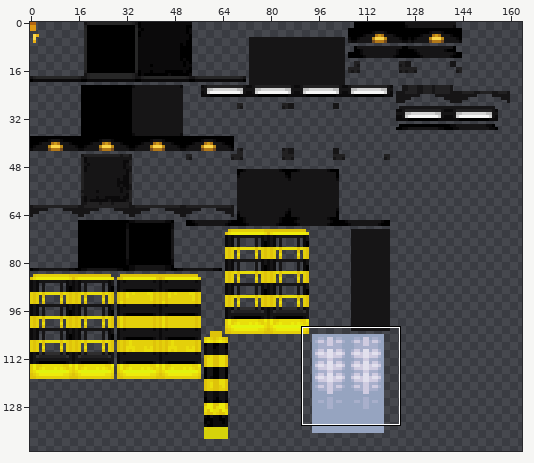
Two versions of one sprite sheet, src/main/resources/assets/awt/textures/exterior/bee_k6.png. Above: a wide view before the commit, with the close-up outlined.
Close-up. Earlier state:
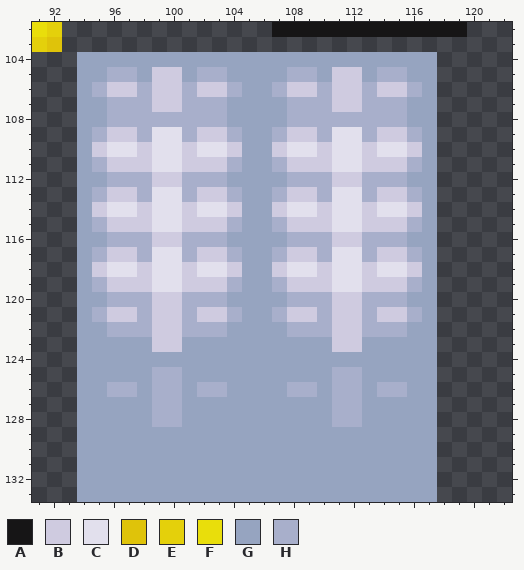
The file is 256x256 pixels. Colours within 5 levels of each other are drawn and written as one. Shown: x 91..122, y 102..133. The wide view leaves out empty margins. The commit also changed other parts of the picture, which this record leaves out.
Palette (. is transparent): A #161516  B #cfcbe0  C #e2e0ed  D #dfc30a  E #e4d00b  F #e9de0b  G #96a4c0  H #a8afcb
Pixels before, first column x 91:
102 FE..............AAAAAAAAAAAAA
103 ED...........................
104 ...GGGGGGGGGGGGGGGGGGGGGGGG..
105 ...GGHHGBBGHHGGGGHHGBBGHHGG..
106 ...GHBBHBBHBBHGGHBBHBBHBBHG..
107 ...GGHHHBBHHHGGGGHHHBBHHHGG..
108 ...GGHHHHHHHHGGGGHHHHHHHHGG..
109 ...GHBBHCCHBBHGGHBBHCCHBBHG..
110 ...GBCCBCCBCCBGGBCCBCCBCCBG..
111 ...GHBBBCCBBBHGGHBBBCCBBBHG..
112 ...GGHHHBBHHHGGGGHHHBBHHHGG..
113 ...GHBBHCCHBBHGGHBBHCCHBBHG..
114 ...GBCCBCCBCCBGGBCCBCCBCCBG..
115 ...GHBBBCCBBBHGGHBBBCCBBBHG..
116 ...GGHHHBBHHHGGGGHHHBBHHHGG..
117 ...GHBBHCCHBBHGGHBBHCCHBBHG..
118 ...GBCCBCCBCCBGGBCCBCCBCCBG..
119 ...GHBBBCCBBBHGGHBBBCCBBBHG..
120 ...GGHHHBBHHHGGGGHHHBBHHHGG..
121 ...GHBBHBBHBBHGGHBBHBBHBBHG..
122 ...GGHHHBBHHHGGGGHHHBBHHHGG..
123 ...GGGGGBBGGGGGGGGGGBBGGGGG..
124 ...GGGGGGGGGGGGGGGGGGGGGGGG..
125 ...GGGGGHHGGGGGGGGGGHHGGGGG..
126 ...GGHHGHHGHHGGGGHHGHHGHHGG..
127 ...GGGGGHHGGGGGGGGGGHHGGGGG..
128 ...GGGGGHHGGGGGGGGGGHHGGGGG..
129 ...GGGGGGGGGGGGGGGGGGGGGGGG..
130 ...GGGGGGGGGGGGGGGGGGGGGGGG..
131 ...GGGGGGGGGGGGGGGGGGGGGGGG..
132 ...GGGGGGGGGGGGGGGGGGGGGGGG..
133 ...GGGGGGGGGGGGGGGGGGGGGGGG..
After:
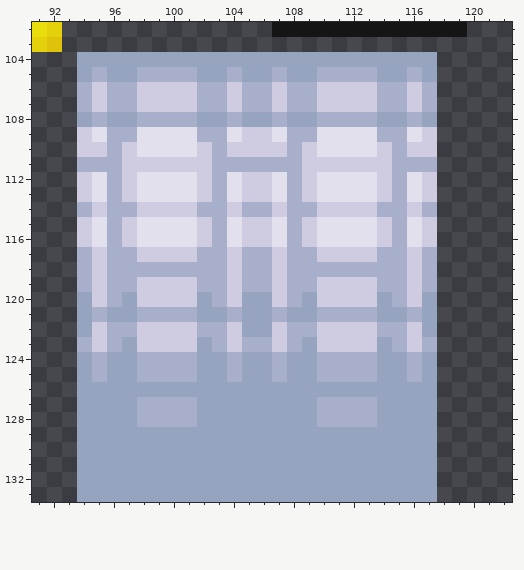
Changes in this commit:
Changed rows in their new state; - is an unchanged pixel.
first column x 94:
105 -HGGHHHHGGH--HGGHHHHGGH-
106 HBHHB--BHHBHHBHHB--BHHBH
107 HB--B--B--BHHB--B--B--BH
108 -HGG----GGH--HGG----GGH-
109 BCHHC--CHHCBBCHHC--CHHCB
110 B-HBC--CBH-BB-HBC--CBH-B
111 H-H--BB--H-HH-H--BB--H-H
112 BC-BCCCCB-CBBC-BCCCCB-CB
113 BCH-C--C-HCBBCH-C--C-HCB
114 H-HH-BB-HH-HH-HH-BB-HH-H
115 BCH-C--C-HCBBCH-C--C-HCB
116 BC-BCCCCB-CBBC-BCCCCB-CB
117 HBHHBBBBHHBHHBHHBBBBHHBH
118 H-HHHHHHHH-HH-HHHHHHHH-H
119 HBHH-BB-HHBHHBHH-BB-HHBH
120 -B-GB--BG-B--B-GB--BG-B-
121 --GG-HH-GG----GG-HH-GG--
122 -B--B--B--B--B--B--B--B-
123 HBH-B--B-HBHHBH-B--B-HBH
124 -H--HHHH--H--H--HHHH--H-
125 -H--H--H--H--H--H--H--H-
126 --GG-GG-GG----GG-GG-GG--
127 ----H--H--------H--H----
128 ----H--H--------H--H----
